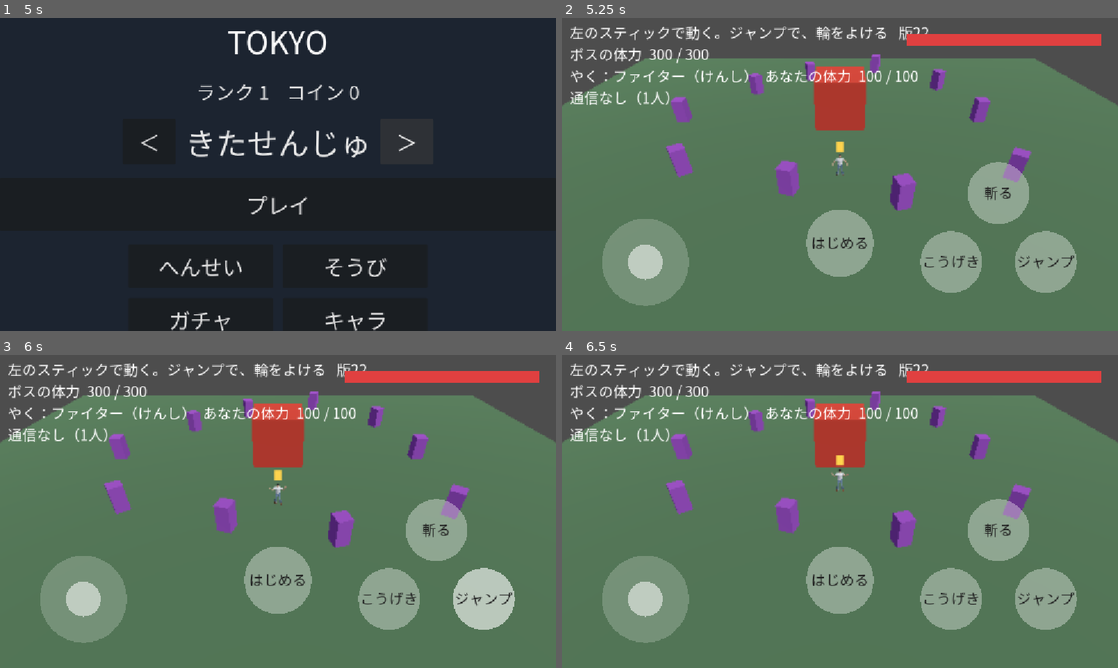
Above: before the commit, frames 1-4 (two rows, left to right).
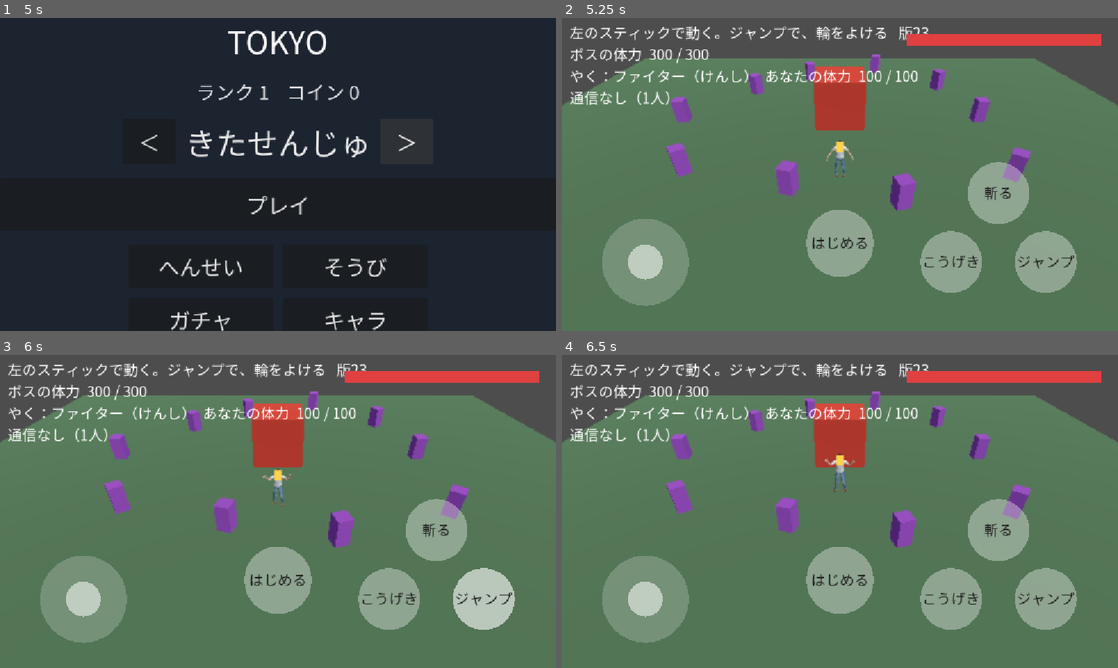
Above: after the commit, the same moments.

Repository: koyoy1016-gif/bigbusters-godot
Game: Godot game, scene res://scenes/game_flow.tscn
The game is run twice, just before and just after one commit, with the same random seed, the same clock (stepped at 60 frames per second) and the same inputs. This scene is started directly instead of the project's main scene.
Inputs (mouse positions are in pixels of both pictures, inside the frame that each line leads up to):
- Up to frame 1 (5 s): tap Enter at 0.5 s; move the mouse to (400, 158) at 0.52 s; tap 1 at 0.6 s; click (400, 158) at 0.67 s; tap Space at 1.25 s; drag from (166, 190) to (250, 237) at 1.27 s; click "＜" at 2 s; click "＜" at 2.75 s; click "＞" at 3.5 s; click "＞" at 4.25 s
- Up to frame 2 (5.25 s): click "プレイ" at 5 s
- Up to frame 3 (6 s): tap Enter at 5.75 s; move the mouse to (333, 442) at 5.77 s; tap 1 at 5.85 s; click (333, 442) at 5.92 s
- Up to frame 4 (6.5 s): no input

Frame 1 is identical in both runs. In frame 2, 0.2% of the frame differs, in the area x 47-66%, y 3-51%; in frame 3, 0.2%; in frame 4, 0.2%, in the area x 47-66%, y 3-44%.

Commit message:
人を大きく（1.0倍）、ハイライトも剣士のモデルで出す。版23
Co-Authored-By: Claude Sonnet 5.5 <noreply@anthropic.com>
Claude-Session: https://claude.ai/code/session_01U5QjkxQPQVJ9bA9eQTVgJt

Diff:
--- a/data/characters.json
+++ b/data/characters.json
@@ -16,7 +16,7 @@
       "model": "res://assets/models/hero_swordsman.glb",
       "heads_tall": 7.5,
       "tri_budget": 15000,
-      "model_scale": 0.6,
+      "model_scale": 1.0,
       "procedural_anims": true,
       "animations": {
         "idle": "Idle",
--- a/data/game_flow.json
+++ b/data/game_flow.json
@@ -36,6 +36,9 @@
   "replay_cam_distance": 7.0,
   "replay_cam_height": 4.5,
   "replay_cam_follow_per_sec": 6.0,
+  "replay_attack_distance": 4.0,
+  "replay_attack_repeat_sec": 0.8,
+  "replay_moving_speed": 0.5,
   "highlight_sec": 10.0,
   "next_label": "つぎへ",
   "reward_title": "ほうしゅう",
--- a/data/prototype_stick.json
+++ b/data/prototype_stick.json
@@ -169,7 +169,7 @@
   ],
   "charge_color": "#ff9a20",
   "build_label": "版",
-  "build_id": "22",
+  "build_id": "23",
   "camera_follow": 0.5,
   "camera_follow_per_sec": 6.0,
   "marker_size": 0.35,
--- a/scripts/flow/game_flow.gd
+++ b/scripts/flow/game_flow.gd
@@ -244,7 +244,7 @@
 			highlight_best.text = best_text if best_text != "" else str(config["highlight_none"])
 			highlight_replay.visible = not highlight_info.is_empty()
 			if not highlight_info.is_empty():
-				highlight_replay.setup(highlight_info["points"], highlight_info["boss"], float(highlight_info["bounds"]), highlight_info["color"], highlight_info["config"], config)
+				highlight_replay.setup(highlight_info["points"], highlight_info["boss"], float(highlight_info["bounds"]), highlight_info["color"], highlight_info["config"], config, highlight_info.get("character", {}))
 		Logic.REWARD:
 			reward_label.text = str(config["reward_coin_prefix"]) + str(last_reward)
 
--- a/scripts/flow/highlight_replay.gd
+++ b/scripts/flow/highlight_replay.gd
@@ -1,10 +1,12 @@
 extends SubViewportContainer
 ## ハイライトの再生（3D）。ベストアタッカーの足あとの通りに動く箱を、後ろから追いかけるカメラで映す。
 ## ボスとサブ敵も、戦いの時間どおりに動く（サブ敵の動きは時間だけで決まるため再現できる）。
-## 見た目は仮の箱。本物のキャラができたら差し替える。
+## 本物のモデルがあるキャラなら、そのモデル（走る・待つ・ボスの近くではこうげき）で出す。なければ箱
 
 const Recorder := preload("res://scripts/combat/highlight_recorder.gd")
 const SubCrowd := preload("res://scripts/prototype/sub_enemy_crowd.gd")
+const CharacterView := preload("res://scripts/characters/character_view.gd")
+const CharacterData := preload("res://scripts/characters/character_data.gd")
 
 var points: Array = []
 var play_time := 0.0
@@ -23,6 +25,15 @@
 var cam_pos := Vector3.ZERO
 var built := false
 var player_half_height := 0.5
+var char_view: Node3D = null  ## 本物のモデルの見た目（なければ null で、箱）
+var last_xz := Vector2.ZERO
+var has_last := false
+var attack_distance := 4.0
+var attack_repeat_sec := 0.8
+var attack_timer := 0.0
+var moving_speed := 0.5
+var flow_cfg: Dictionary = {}
+var char_def: Dictionary = {}
 
 
 func _build(config: Dictionary, flow_config: Dictionary) -> void:
@@ -63,10 +74,35 @@
 	env.ambient_light_energy = float(config["ambient_energy"])
 	camera.environment = env
 	viewport.add_child(camera)
+	flow_cfg = flow_config
+	attack_distance = float(flow_config.get("replay_attack_distance", attack_distance))
+	attack_repeat_sec = float(flow_config.get("replay_attack_repeat_sec", attack_repeat_sec))
+	moving_speed = float(flow_config.get("replay_moving_speed", moving_speed))
 	cam_distance = float(flow_config.get("replay_cam_distance", cam_distance))
 	cam_height = float(flow_config.get("replay_cam_height", cam_height))
 	cam_follow_per_sec = float(flow_config.get("replay_cam_follow_per_sec", cam_follow_per_sec))
 	built = true
+
+
+## キャラを切り替える。モデルがあれば箱を隠してモデルを出す。なければ箱
+func _set_character(character: Dictionary) -> void:
+	var same: bool = char_view != null and character.get("id", "") == char_def.get("id", "-")
+	if same:
+		return
+	if char_view != null:
+		char_view.queue_free()
+		char_view = null
+	char_def = character
+	player_box.visible = true
+	if character.is_empty() or not CharacterData.has_model(character):
+		return
+	var view := CharacterView.new()
+	if not view.setup(character):
+		view.free()
+		return
+	viewport.add_child(view)
+	char_view = view
+	player_box.visible = false
 
 
 func _box(size: float, color: Color) -> MeshInstance3D:
@@ -81,7 +117,7 @@
 
 
 ## path_points：足あと [Vector3(時間, x, z)]。config：戦いの設定。flow_config：画面の流れの設定
-func setup(path_points: Array, boss: Vector2, half_bounds: float, color: Color, config: Dictionary = {}, flow_config: Dictionary = {}) -> void:
+func setup(path_points: Array, boss: Vector2, half_bounds: float, color: Color, config: Dictionary = {}, flow_config: Dictionary = {}, character: Dictionary = {}) -> void:
 	points = path_points
 	boss_xz = boss
 	half = half_bounds
@@ -93,6 +129,9 @@
 		_build(config, flow_config)
 	if built:
 		player_material.albedo_color = color
+		_set_character(character)
+		has_last = false
+		attack_timer = 0.0
 		_place(true)
 
 
@@ -124,9 +163,38 @@
 	var p := current_position()
 	var y: float = player_half_height
 	player_box.position = Vector3(p.x, y, p.y)
+	if char_view != null:
+		_update_character(p, snap, delta)
 	var t := (points[0] as Vector3).x + play_time if not points.is_empty() else play_time
 	crowd.update_at(t)
 	var want := camera_target_position(p, boss_xz, cam_distance, cam_height)
 	cam_pos = want if snap else cam_pos.lerp(want, clampf(cam_follow_per_sec * delta, 0.0, 1.0))
 	var look := Vector3(p.x, 1.0, p.y)
 	camera.transform = Transform3D(Basis.looking_at(look - cam_pos, Vector3.UP), cam_pos)
+
+
+## モデルの位置・向き・動き。動いていれば走る、止まっていれば待つ、ボスの近くならこうげき（くり返す）
+func _update_character(p: Vector2, snap: bool, delta: float) -> void:
+	char_view.position = Vector3(p.x, 0.0, p.y)
+	var step := Vector2.ZERO
+	if has_last and not snap and delta > 0.0:
+		step = (p - last_xz) / delta
+	last_xz = p
+	has_last = true
+	var to_boss := boss_xz - p
+	var near_boss := to_boss.length() <= attack_distance
+	attack_timer = maxf(0.0, attack_timer - delta)
+	if near_boss:
+		char_view.face(to_boss, delta)
+		if attack_timer <= 0.0:
+			char_view.current_action = ""
+			char_view.play_action("attack")
+			attack_timer = attack_repeat_sec
+		elif attack_timer < attack_repeat_sec - 0.55:
+			char_view.play_action("idle")
+	else:
+		attack_timer = 0.0
+		var moving := step.length() > moving_speed
+		char_view.play_action("run" if moving else "idle")
+		if moving:
+			char_view.face(step, delta)
--- a/scripts/prototype/stick_prototype.gd
+++ b/scripts/prototype/stick_prototype.gd
@@ -573,6 +573,8 @@
 	best["bounds"] = float(config["bounds"])
 	best["color"] = _slot_color(str(best["slot"]))
 	best["config"] = config
+	var cfg_chars := CharacterData.load_config()
+	best["character"] = selected_def() if selected_character != "" else CharacterData.find(cfg_chars, str(cfg_chars.get("player_character", "")))
 	return best
 
 
--- a/tests/test_highlight.gd
+++ b/tests/test_highlight.gd
@@ -72,6 +72,30 @@
 	check(Replay.camera_target_position(Vector2(2, 2), Vector2(2, 2), 7.0, 4.5).is_finite(), "ボスと同じ位置でも壊れない")
 	var cam_to_player := (Vector3(rep.player_box.position.x, 1.0, rep.player_box.position.z) - rep.camera.position).normalized()
 	check((-rep.camera.global_transform.basis.z).dot(cam_to_player) > 0.99 if rep.camera.is_inside_tree() else (-rep.camera.transform.basis.z).dot(cam_to_player) > 0.9, "カメラがプレイヤーのほうを向いている")
+	# 本物のモデルがあるキャラなら、箱の代わりにモデルを出す
+	const CharacterData := preload("res://scripts/characters/character_data.gd")
+	var ccfg := CharacterData.load_config()
+	var hero := CharacterData.find(ccfg, str(ccfg["player_character"]))
+	var rep2 := Replay.new()
+	root.add_child(rep2)
+	rep2.size = Vector2(400, 400)
+	rep2.setup(path, Vector2(0, -6), 15.0, Color.WHITE, cfg, fcfg, hero)
+	check(rep2.char_view != null and not rep2.player_box.visible, "モデルのあるキャラは、箱を隠してモデルを出す")
+	check(is_equal_approx(rep2.char_view.position.x, 1.0) and is_equal_approx(rep2.char_view.position.z, 1.0), "モデルが足あとの最初の位置にいる")
+	rep2.advance(0.1)
+	rep2.advance(0.1)
+	check(rep2.char_view.current_action in ["idle", "run", "attack"], "モデルに動きが付く：" + str(rep2.char_view.current_action))
+	var far_path := [Vector3(0, 10, 10), Vector3(1, 10, 11), Vector3(2, 10, 12), Vector3(3, 10, 13)]
+	rep2.setup(far_path, Vector2(0, -6), 15.0, Color.WHITE, cfg, fcfg, hero)
+	rep2.advance(0.5)
+	rep2.advance(0.5)
+	check(rep2.char_view.current_action == "run", "ボスから遠くて動いていると、走る")
+	var near_path := [Vector3(0, 0, -3), Vector3(1, 0, -3), Vector3(2, 0, -3), Vector3(3, 0, -3)]
+	rep2.setup(near_path, Vector2(0, -6), 15.0, Color.WHITE, cfg, fcfg, hero)
+	rep2.advance(0.5)
+	check(rep2.char_view.current_action == "attack", "ボスの近くでは、こうげきする")
+	rep2.setup(path, Vector2(0, -6), 15.0, Color.WHITE, cfg, fcfg, {})
+	check(rep2.char_view == null and rep2.player_box.visible, "モデルのないキャラ（空）なら、箱にもどる")
 	rep.setup([], Vector2.ZERO, 15.0, Color.WHITE)
 	rep.advance(1.0)
 	check(rep.current_position() == Vector2.ZERO, "足あとが空でも、壊れない")
Not shown, changed: NOTES.md
